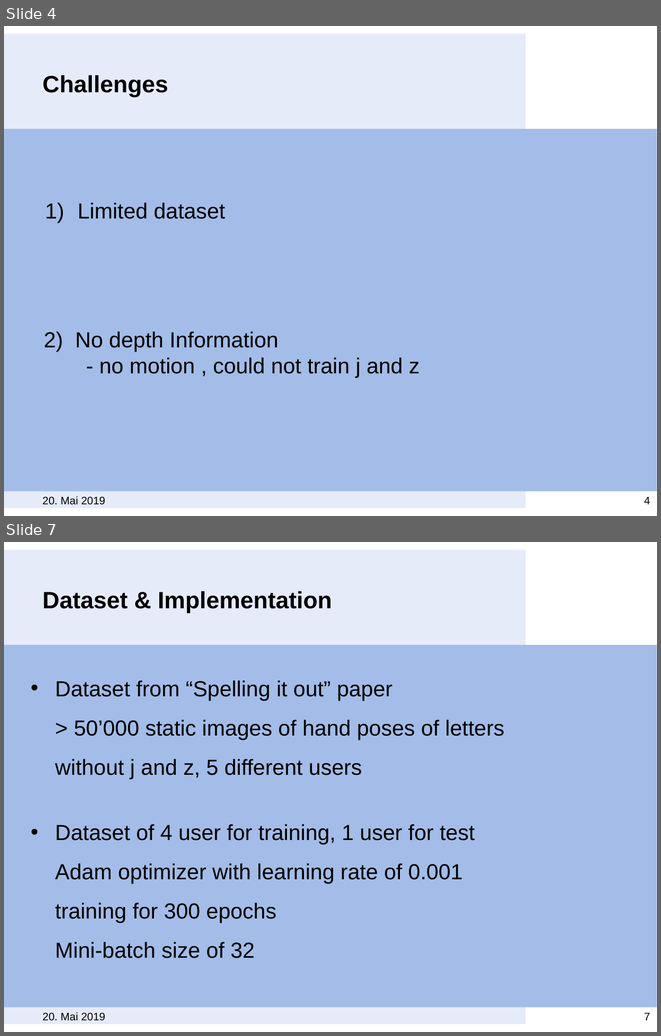
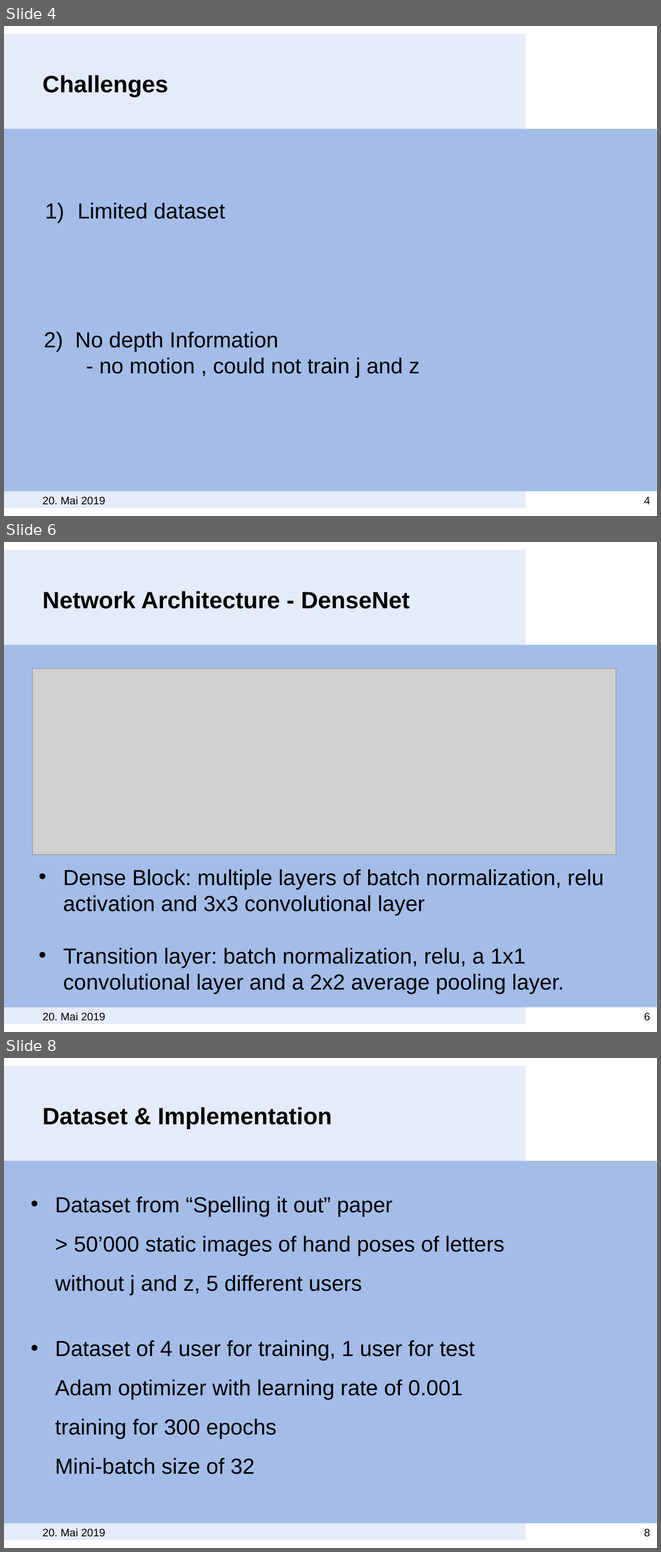
Before and after one commit to MeiLing90/ATML19_Group3A, a slide deck: ATML_presentation.pptx. Shown one above the other, each under a label of ours: slides 4 and 7 before the commit, slides 4, 6 and 8 after it; the slides between them are not shown. The pictures are 661x1036 and 661x1552 pixels, drawn with LibreOffice and Linux fonts; fonts in the diff are those of the drawing; grey boxes stand for pictures; background and template pictures are left out. Boxes give left, top, right and bottom in pixels: in the first picture for what was removed or moved away, otherwise in the second. Text is boxed around its words. In the diff, an @@ line names an element or a change of style, - is before the commit and + after.

```diff
--- a/ATML_presentation.pptx
+++ b/ATML_presentation.pptx
@@ slide 6 added at box(4, 542, 657, 1032), background #FFFFFF; not listed: 2 template elements that a slide beside it also shows @@
@@ title added at box(43, 591, 409, 609), 26 pt, text #000000, bold @@
+Network Architecture - DenseNet
@@ picture added at box(32, 669, 616, 855) @@
@@ text added at box(63, 869, 603, 994), 24 pt, text #000000 @@
+• Dense Block: multiple layers of batch normalization, relu activation and 3x3 convolutional layer
+• Transition layer: batch normalization, relu, a 1x1 convolutional layer and a 2x2 average pooling layer.
@@ text added at box(43, 1012, 106, 1021), 12 pt, text #000000 @@
+20. Mai 2019
@@ page number added at box(644, 1012, 650, 1021), 12 pt, text #000000 @@
+6
@@ what was slide 7 is now slide 8 @@
@@ page number at box(644, 1528, 650, 1537): text changed @@
-7
+8
```
Also in this commit, not shown: 3 slides changed.
